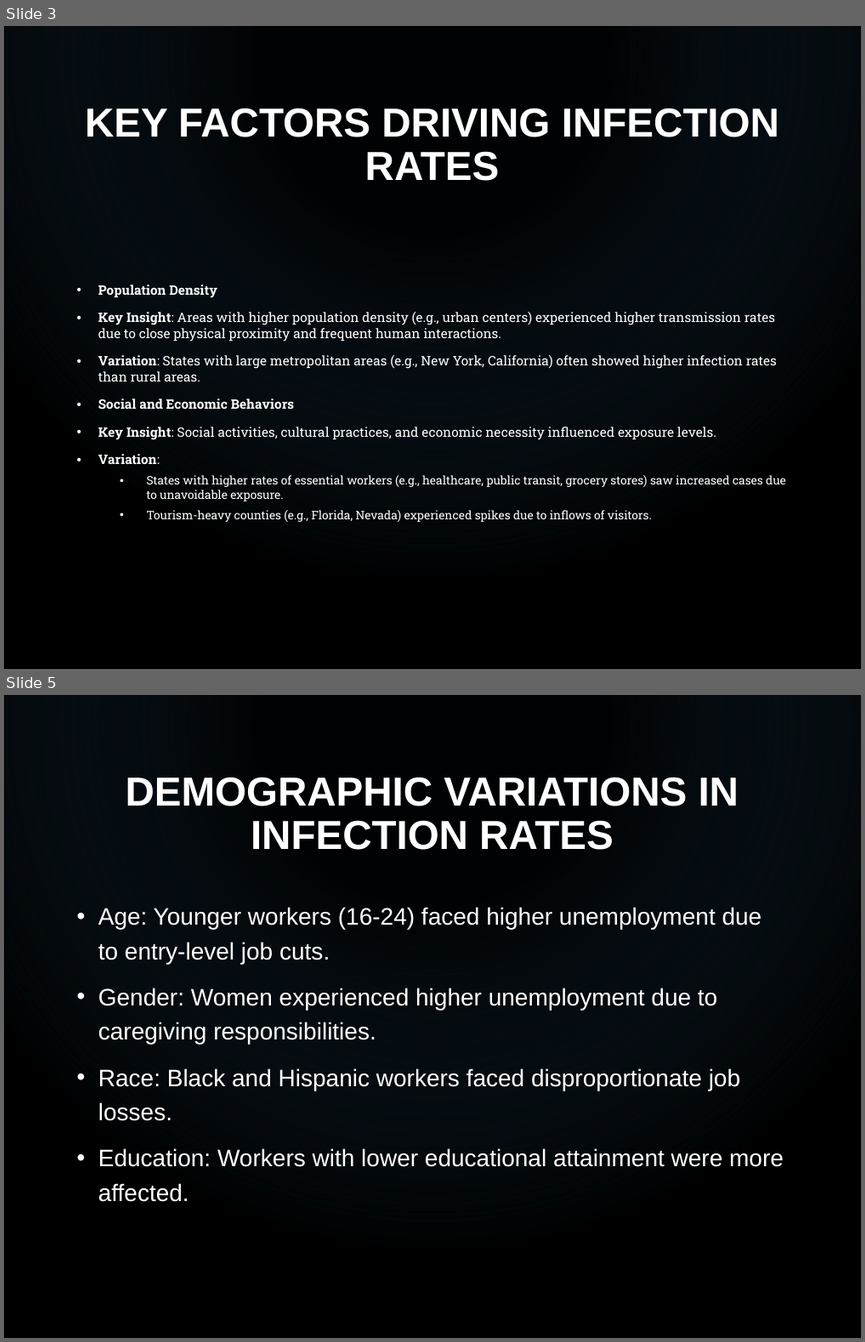
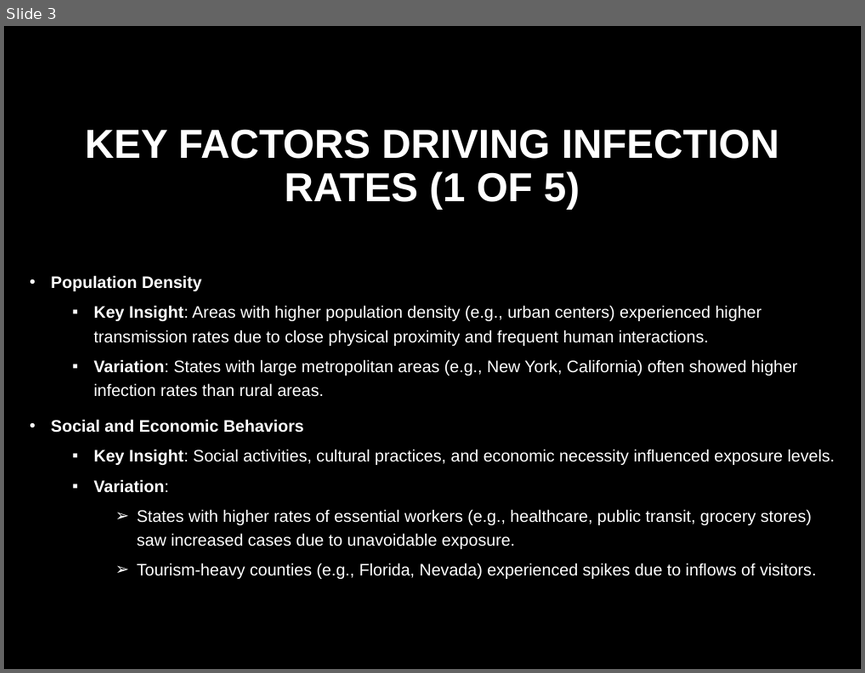
Before and after one commit to ryancmedina/project-one, a slide deck: Infection_Trends_COVID19_Presentation.pptx. Shown one above the other, each under a label of ours: slides 3 and 5 before the commit, slide 3 after it; the slides between them are not shown. The pictures are 865x1342 and 865x673 pixels, drawn with LibreOffice and Linux fonts; fonts in the diff are those of the drawing; background and template pictures are left out. Boxes give left, top, right and bottom in pixels: in the first picture for what was removed or moved away, otherwise in the second. Text is boxed around its words. In the diff, an @@ line names an element or a change of style, - is before the commit and + after.

```diff
--- a/Infection_Trends_COVID19_Presentation.pptx
+++ b/Infection_Trends_COVID19_Presentation.pptx
@@ slide 5 removed at (4,695,861,1338), background picture (left out) @@
@@ rectangle removed at (4,695,861,1338) @@
@@ title removed at (126,777,739,850) @@
-DEMOGRAPHIC VARIATIONS IN INFECTION RATES
@@ text removed at (98,907,783,1202) @@
-• Age: Younger workers (16-24) faced higher unemployment due to entry-level job cuts.
-• Gender: Women experienced higher unemployment due to caregiving responsibilities.
-• Race: Black and Hispanic workers faced disproportionate job losses.
-• Education: Workers with lower educational attainment were more affected.
@@ slide 3 changed as well @@
@@ rectangle removed at (4,26,861,669) @@
@@ title at (85,129,779,210): text changed @@
-KEY FACTORS DRIVING INFECTION RATES
+KEY FACTORS DRIVING INFECTION RATES (1 OF 5)
@@ text "Population Density": place and size @@
-text "Population Density" at (98,284,786,522)
+text "Population Density" at (51,275,835,578)
@@ text "Population Density" at (51,275,835,578): size 11 to 14 pt in "Population Density", "Key Insight: Areas with higher population density ...", "Variation: States with large metropolitan areas (e.g., ...", "Social and Economic Behaviors" and 2 more places; font Roboto Slab to Arial; size 9.9 to 14 pt in "States with higher rates of essential workers ...", "Tourism-heavy counties (e.g., Florida, Nevada) experienced s ..."; line spacing 1 to 1.2; bullet • to ▪; list level 1 to 2 in "Key Insight: Areas with higher ..."; list level 1 to 2 in "Variation: States with large metropolitan ..."; list level 1 to 2 in "Key Insight: Social activities, cultural ..."; list level 1 to 2 in "Variation:"; bullet • to ➢; list level 2 to 3 in "States with higher rates of ..."; list level 2 to 3 in "Tourism-heavy counties (e.g., Florida, Nevada) ..." @@
```
Also in this commit, not shown: 4 other slides changed, 16 slides added, 1 other slide removed.
